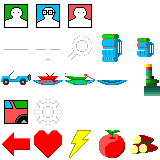
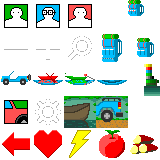
Revision of a layered 160 × 160 image; what changed, layer by layer:
renamed "Background" to "icons-xl.png", painted on it over (64, 0, 144, 128)
